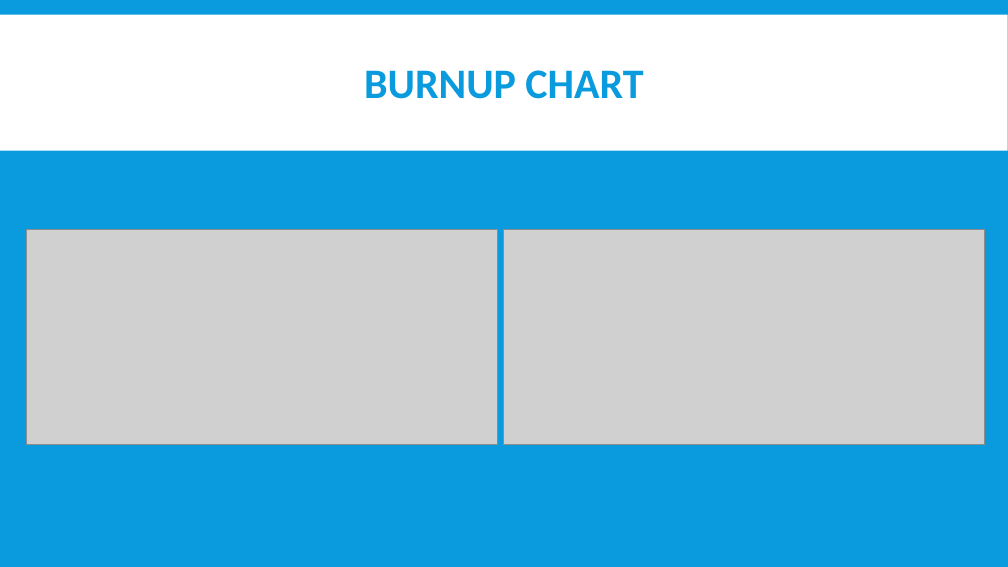
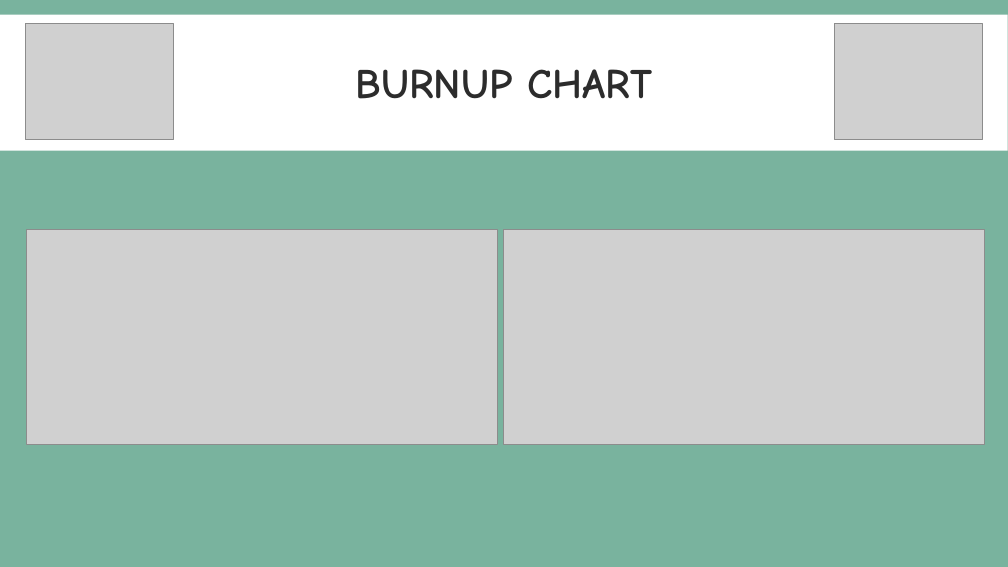
Before and after one commit to CYoung5560/Final_project, a slide deck: slide 7 of Documentation/GroupCinemaProject.pptx (slide 8 before the commit). Drawn at 1008x567 pixels with LibreOffice and Linux fonts; fonts in the diff are those of the drawing; grey boxes stand for pictures. Boxes give left, top, right and bottom in pixels: in the first picture for what was removed or moved away, otherwise in the second. Text is boxed around its words. In the diff, an @@ line names an element or a change of style, - is before the commit and + after.

```diff
--- a/Documentation/GroupCinemaProject.pptx
+++ b/Documentation/GroupCinemaProject.pptx
@@ background #099BDD to #79B39E @@
@@ picture added at <box>26,23,174,140</box> @@
@@ title "BURNUP CHART" at <box>356,69,652,99</box>: font Calibri to Comic Neue, text colour #099BDD to #2C2C2C @@
@@ picture added at <box>835,23,983,140</box> @@
```
Also in this commit, not shown: 9 other slides changed, 1 slide added, 1 slide removed, 2 other files.
